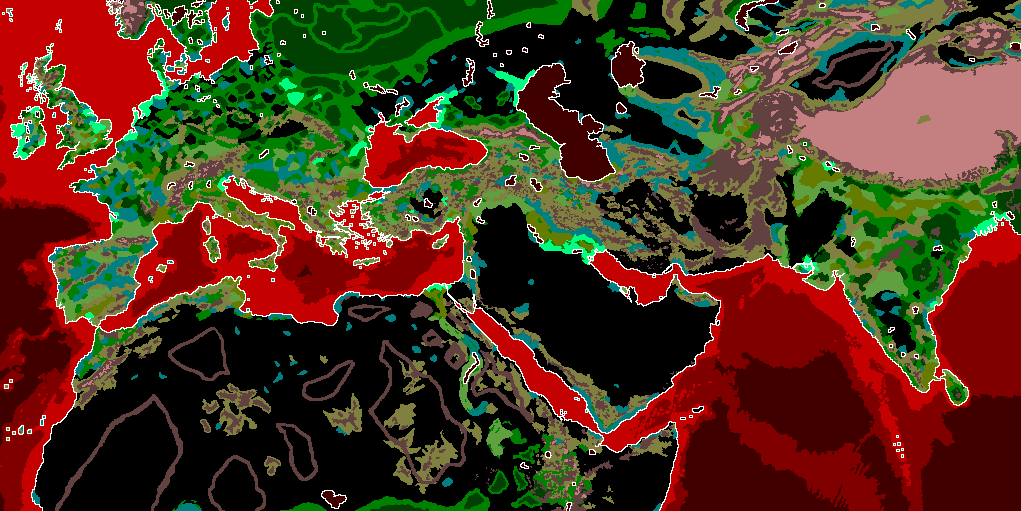
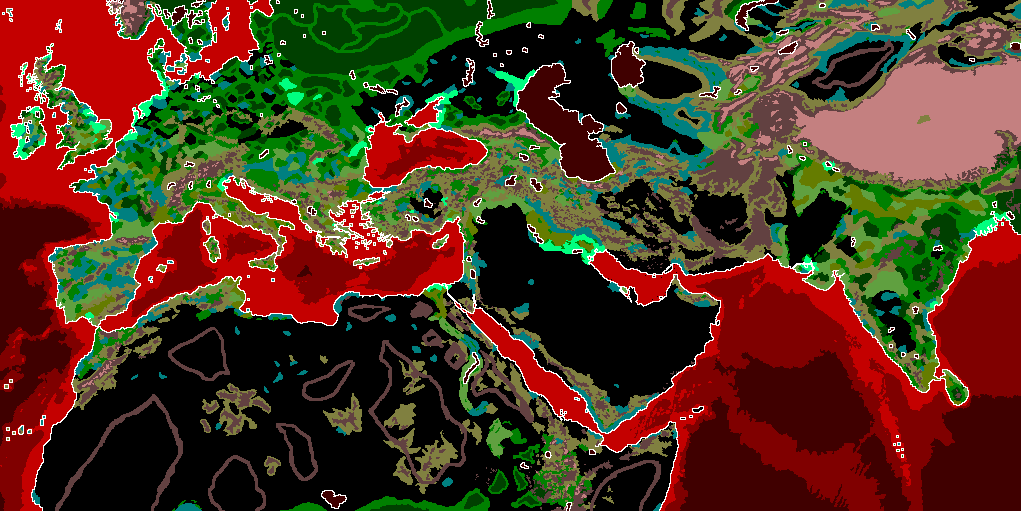
Revision of a layered (1021, 511) image; what changed, layer by layer:
painted on "map_ground_types_blocked_access" over box(485, 352, 661, 511)
painted on "map_ground_types" over box(537, 428, 599, 486)
